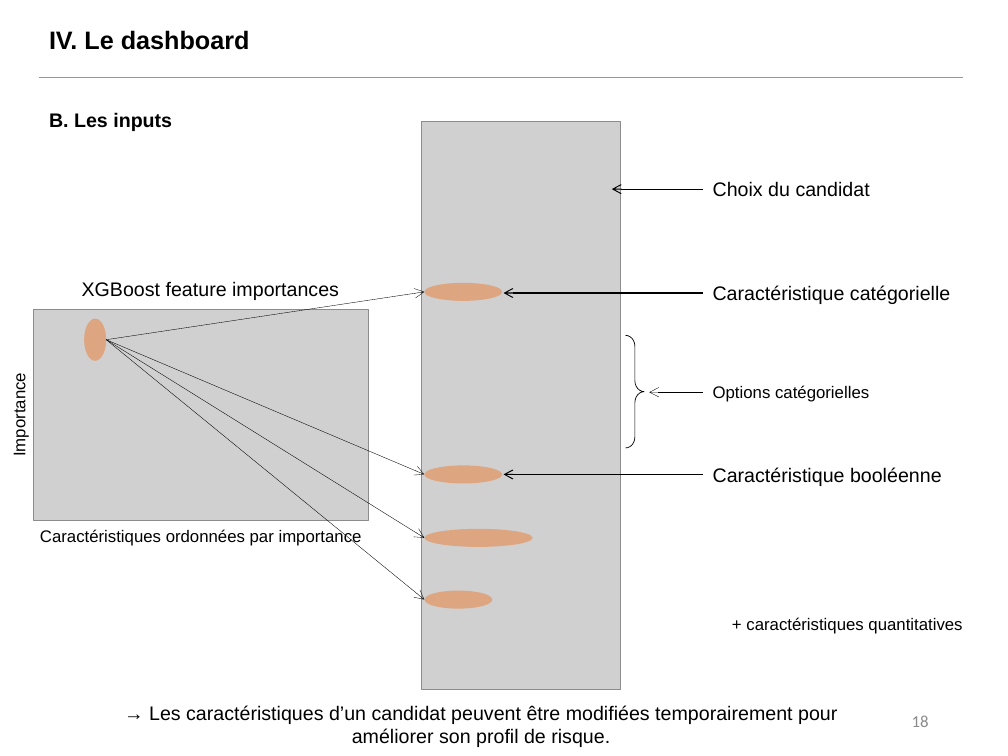
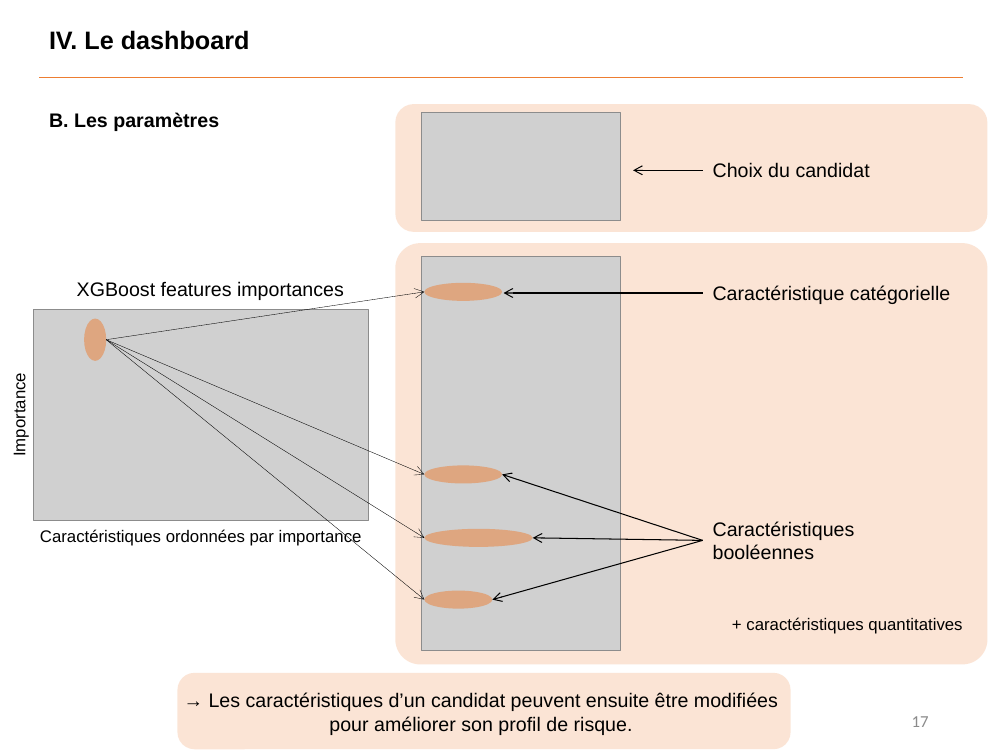
Before and after one commit to Benoit-78/P7_credit_loan_scoring_model, a slide deck: slide 17 of soutenance/P7_soutenance.pptx (slide 18 before the commit). Drawn at 1008x756 pixels with LibreOffice and Linux fonts; fonts in the diff are those of the drawing; grey boxes stand for pictures. Boxes give left, top, right and bottom in pixels: in the first picture for what was removed or moved away, otherwise in the second. Text is boxed around its words. In the diff, an @@ line names an element or a change of style, - is before the commit and + after.

```diff
--- a/soutenance/P7_soutenance.pptx
+++ b/soutenance/P7_soutenance.pptx
@@ text at box(49, 112, 219, 131): text changed @@
-B. Les inputs
+B. Les paramètres
@@ rounded rectangle added at box(395, 104, 987, 232), fill #F8CBAD at 50% opacity @@
@@ picture added at box(421, 113, 621, 221) @@
@@ arrow moved from (703, 190) - (612, 190) to (703, 170) - (633, 170) @@
@@ text "Choix du candidat": place and size @@
-text "Choix du candidat" at box(713, 181, 870, 197)
+text "Choix du candidat" at box(713, 162, 870, 178)
@@ rounded rectangle added at box(395, 243, 987, 664), fill #F8CBAD at 50% opacity @@
@@ picture: place and size @@
-picture at box(421, 122, 621, 689)
+picture at box(421, 256, 621, 650)
@@ text at box(77, 281, 344, 300): text changed @@
-XGBoost feature importances
+XGBoost features importances
@@ right brace removed at box(626, 336, 645, 449) @@
@@ text removed at box(713, 385, 869, 402) @@
-Options catégorielles
@@ arrow removed from (703, 392) to (649, 392) @@
@@ arrow moved from (703, 475) - (504, 475) to (703, 540) - (502, 475) @@
@@ arrow added from (703, 540) to (533, 538), #000000 0.75 pt @@
@@ text at box(713, 521, 855, 560): text changed @@
-Caractéristique booléenne
+Caractéristiques booléennes
@@ arrow added from (703, 540) to (492, 600), #000000 0.75 pt @@
@@ rounded rectangle added at box(177, 673, 790, 750), fill #F8CBAD at 50% opacity @@
@@ text at box(209, 692, 778, 735): text changed @@
-→ Les caractéristiques d’un candidat peuvent être modifiées temporairement pour améliorer son profil de risque.
+→ Les caractéristiques d’un candidat peuvent ensuite être modifiées pour améliorer son profil de risque.
@@ page number at box(912, 716, 929, 727): text changed @@
-18
+17
```
Also in this commit, not shown: 19 other slides changed, 3 slides added, 2 slides removed, 1 other file.
